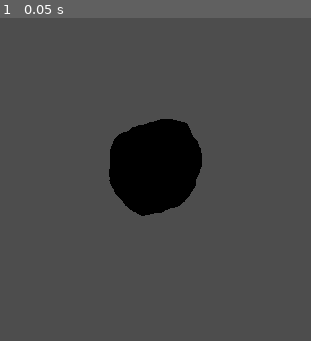
Above: before the commit, frame 1.
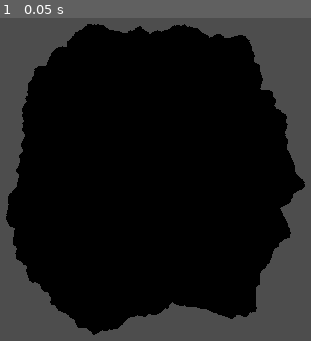
Above: after the commit, the same moment.

Repository: MixoMax/globe-game
Game: Godot game, scene res://main.tscn
The game is run twice, just before and just after one commit, with the same random seed, the same clock (stepped at 60 frames per second) and the same inputs.
Inputs:
- Up to frame 1 (0.05 s): no input

The runs differ from the first frame. In frame 1, 63% of the frame differs, in the area x 1-99%, y 1-99%.

Commit message:
added WaterMesh

Diff:
--- a/globe-game/globeManager.gd
+++ b/globe-game/globeManager.gd
@@ -2,6 +2,7 @@
 extends Node
 
 @export var shader: ShaderMaterial
+@export var waterShader: ShaderMaterial
 @export var resolution: int = 10
 @export var size: float = 1
 @export_tool_button("Generate Mesh")
@@ -15,7 +16,7 @@
 var vertices:Array[Vector3] = []
 
 class Chunk extends MeshInstance3D:
-	func _init(startPos: Vector3, endPos: Vector3, resolution: int, size: float, shader: ShaderMaterial) -> void:
+	func _init(startPos: Vector3, endPos: Vector3, resolution: int, size: float, shader: ShaderMaterial, waterShader: ShaderMaterial) -> void:
 		print("new chunk")
 		var arrayMesh := ArrayMesh.new()
 		var vertices := PackedVector3Array([])
@@ -74,8 +75,16 @@
 		vao[Mesh.ARRAY_NORMAL] = normals
 
 		arrayMesh.add_surface_from_arrays(Mesh.PRIMITIVE_TRIANGLES, vao)
+		#arrayMesh.surface_get_material(0).set("size",size);
 		material_override = shader
 		mesh = arrayMesh
+
+		var waterMesh = MeshInstance3D.new()
+		var waterArrayMesh = ArrayMesh.new()
+		waterArrayMesh.add_surface_from_arrays(Mesh.PRIMITIVE_TRIANGLES, vao)
+		waterMesh.material_override = waterShader
+		waterMesh.mesh = waterArrayMesh
+		add_child(waterMesh)
 
 	func generate():
 		pass
@@ -89,12 +98,12 @@
 		child.queue_free()
 
 	var chunks = [
-		Chunk.new(Vector3(-.5,-.5, .5),Vector3( .5, .5, .5), resolution, size, shader),
-		Chunk.new(Vector3(-.5,-.5,-.5),Vector3( .5, .5,-.5), resolution, size, shader),
-		Chunk.new(Vector3(-.5, .5,-.5),Vector3( .5, .5, .5), resolution, size, shader),
-		Chunk.new(Vector3(-.5,-.5,-.5),Vector3( .5,-.5, .5), resolution, size, shader),
-		Chunk.new(Vector3( .5,-.5,-.5),Vector3( .5, .5, .5), resolution, size, shader),
-		Chunk.new(Vector3(-.5,-.5,-.5),Vector3(-.5, .5, .5), resolution, size, shader)
+		Chunk.new(Vector3(-.5,-.5, .5),Vector3( .5, .5, .5), resolution, size, shader,waterShader),
+		Chunk.new(Vector3(-.5,-.5,-.5),Vector3( .5, .5,-.5), resolution, size, shader,waterShader),
+		Chunk.new(Vector3(-.5, .5,-.5),Vector3( .5, .5, .5), resolution, size, shader,waterShader),
+		Chunk.new(Vector3(-.5,-.5,-.5),Vector3( .5,-.5, .5), resolution, size, shader,waterShader),
+		Chunk.new(Vector3( .5,-.5,-.5),Vector3( .5, .5, .5), resolution, size, shader,waterShader),
+		Chunk.new(Vector3(-.5,-.5,-.5),Vector3(-.5, .5, .5), resolution, size, shader,waterShader)
 		];
 	for chunk in chunks:
 		add_child(chunk)
--- a/globe-game/main.tscn
+++ b/globe-game/main.tscn
@@ -1,8 +1,9 @@
-[gd_scene load_steps=11 format=3 uid="uid://xgrg2fcdypo0"]
+[gd_scene load_steps=13 format=3 uid="uid://xgrg2fcdypo0"]
 
 [ext_resource type="Script" uid="uid://q1cafunqhoh3" path="res://scripts/character_body_3d.gd" id="1_ig7tw"]
 [ext_resource type="Script" uid="uid://n6jwfinig6bg" path="res://globeManager.gd" id="2_0xm2m"]
 [ext_resource type="Shader" uid="uid://db387fqi8bt7" path="res://world.gdshader" id="3_h2yge"]
+[ext_resource type="Shader" uid="uid://dyajpvrnln6fa" path="res://waterShader.gdshader" id="4_1bvp3"]
 
 [sub_resource type="BoxShape3D" id="BoxShape3D_0xm2m"]
 size = Vector3(9.866882, 0.1665039, 9.985535)
@@ -24,6 +25,13 @@
 render_priority = 0
 shader = ExtResource("3_h2yge")
 shader_parameter/gradient_texture = SubResource("GradientTexture1D_1bvp3")
+shader_parameter/size = 2.0
+
+[sub_resource type="ShaderMaterial" id="ShaderMaterial_lquwl"]
+render_priority = 0
+shader = ExtResource("4_1bvp3")
+shader_parameter/color = Vector3(0, 0.07, 1)
+shader_parameter/height = 1.3900000000000001
 
 [node name="Node3D" type="Node3D"]
 
@@ -51,9 +59,11 @@
 shape = SubResource("CapsuleShape3D_lquwl")
 
 [node name="Camera3D" type="Camera3D" parent="."]
-transform = Transform3D(1, 0, 0, 0, 1, 0, 0, 0, 1, -0.002354622, 0.57606256, 6.4514737)
+transform = Transform3D(1, 0, 0, 0, 1, 0, 0, 0, 1, -0.002354622, 0.57606256, 7.023478)
 
 [node name="GlobeManager" type="Node" parent="."]
 script = ExtResource("2_0xm2m")
 shader = SubResource("ShaderMaterial_h2yge")
-resolution = 75
+waterShader = SubResource("ShaderMaterial_lquwl")
+resolution = 500
+size = 2.0
--- /dev/null
+++ b/globe-game/waterShader.gdshader
@@ -0,0 +1,21 @@
+shader_type spatial;
+render_mode blend_mix;
+
+uniform vec3 color;
+uniform float height;
+
+void vertex() {
+	VERTEX *= height;
+	// Called for every vertex the material is visible on.
+}
+
+void fragment() {
+
+	ALBEDO = color;
+	ALPHA = .9;
+}
+
+//void light() {
+//	// Called for every pixel for every light affecting the material.
+//	// Uncomment to replace the default light processing function with this one.
+//}
--- a/globe-game/world.gdshader
+++ b/globe-game/world.gdshader
@@ -2,8 +2,10 @@
 
 
 uniform sampler2D gradient_texture;
+uniform float size;
 
 varying float vHeight;
+
 
 float random(vec2 p) {
     vec3 p3 = fract(vec3(p.xyx) * 0.1031);
@@ -15,7 +17,6 @@
     p3 += dot(p3, p3.yzx + 33.33);
     return fract((p3.x + p3.y) * p3.z);
 }
-
 vec2 random2 (in vec2 st) {
     vec2 vec = vec2(random(st)*2.-1.,random(st+.5)*2.-1.);
     if (abs(vec.x) < 1e-4 && abs(vec.y) < 1e-4) {
@@ -63,7 +64,6 @@
 
     return value;
 }
-
 float noise3D (in vec3 st) {
     vec3 i = floor(st);
     vec3 fr = fract(st);
@@ -109,6 +109,14 @@
     return value;
 }
 
+
+float easeInOutQuint(float x) {
+	return x < 0.5 ? 16. * x * x * x * x * x : 1. - pow(-2. * x + 2., 5) / 2.;
+}
+float easeInOutCubic(float x) {
+	return x < 0.5 ? 4. * x * x * x : 1. - pow(-2. * x + 2., 3) / 2.;
+}
+
 void vertex() {
 	float noiseValue = 0.;
     int amount = 10;
@@ -127,8 +135,9 @@
     }
     noiseValue /= amplitudeAddition;
 
+	//noiseValue = easeInOutCubic(noiseValue);
 	vHeight = (noiseValue);
-	VERTEX *= (vHeight) + .5;
+	VERTEX *= (vHeight)*size +.5;
 }
 
 void fragment() {
Not shown, added: globe-game/waterShader.gdshader.uid
